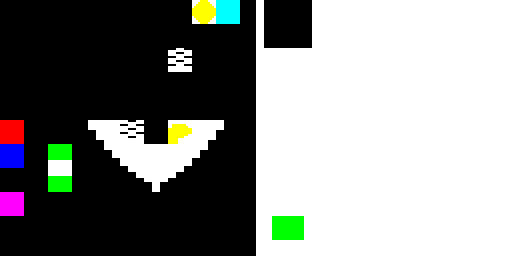
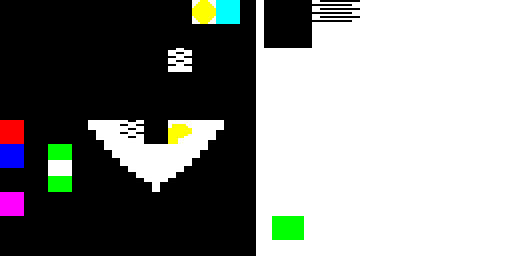
Comparing the layer stacks of the two 512 x 256 images. Changes:
painted on "Background" over (x1=312, y1=0, x2=360, y2=22)
